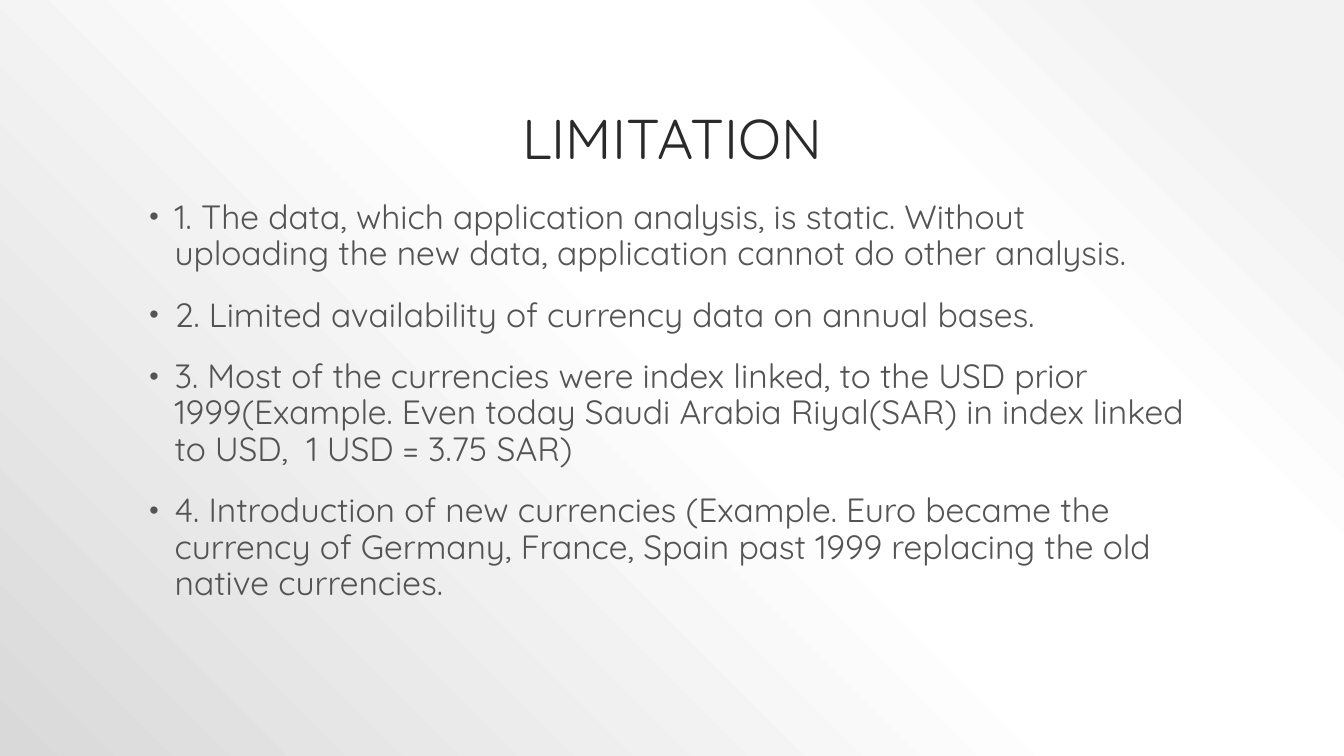
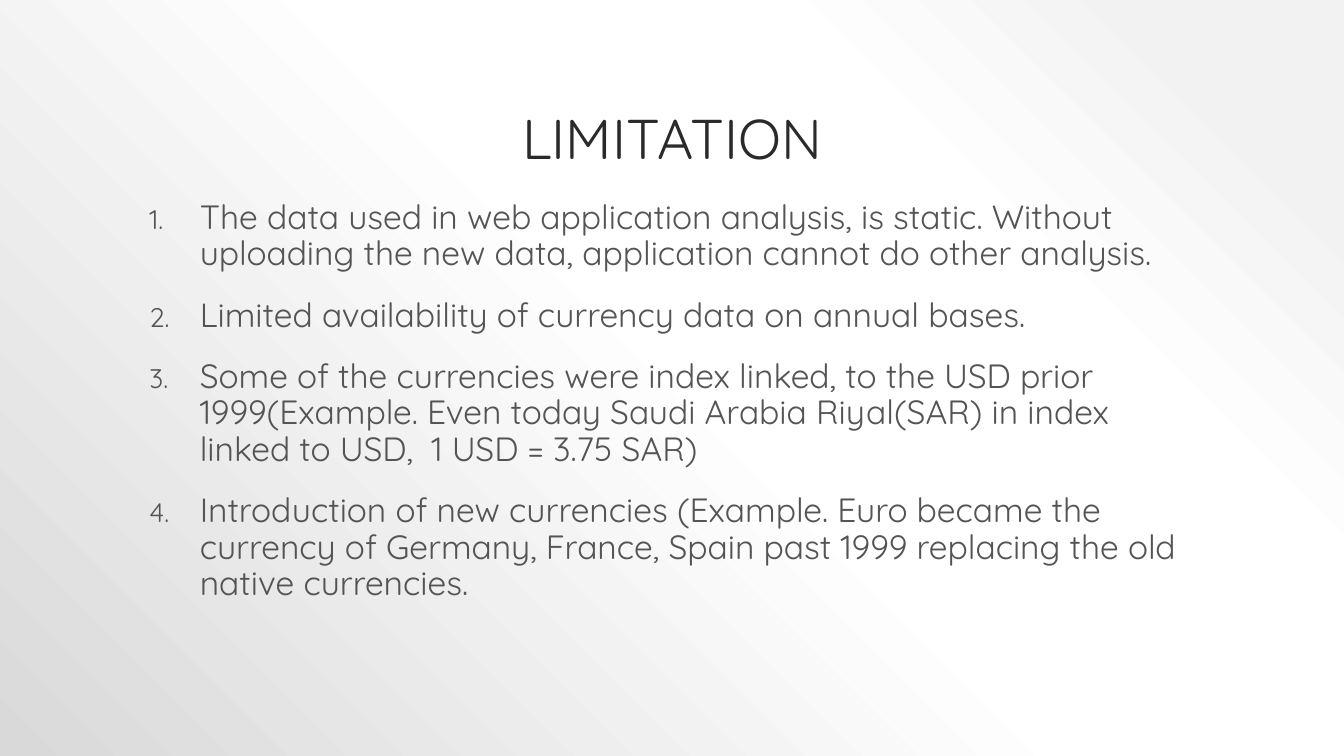
Before and after one commit to sg4g17/Cycle-to-Work, a slide deck: slide 10 of Predictors for the ratio of dollar and pound.pptx. Drawn at 1344x756 pixels with LibreOffice and Linux fonts; fonts in the diff are those of the drawing. Boxes give left, top, right and bottom in pixels: in the first picture for what was removed or moved away, otherwise in the second. Text is boxed around its words. In the diff, an @@ line names an element or a change of style, - is before the commit and + after.

Commit message:
update presentation

```diff
--- a/Predictors for the ratio of dollar and pound.pptx
+++ b/Predictors for the ratio of dollar and pound.pptx
@@ text at (200,204,1176,596): text changed @@
-• 1. The data, which application analysis, is static. Without uploading the new data, application cannot do other analysis.
-• 2. Limited availability of currency data on annual bases.
-• 3. Most of the currencies were index linked, to the USD prior 1999(Example. Even today Saudi Arabia Riyal(SAR) in index linked to USD, 1 USD = 3.75 SAR)
-• 4. Introduction of new currencies (Example. Euro became the currency of Germany, France, Spain past 1999 replacing the old native currencies.
+1. The data used in web application analysis, is static. Without uploading the new data, application cannot do other analysis.
+2. Limited availability of currency data on annual bases.
+3. Some of the currencies were index linked, to the USD prior 1999(Example. Even today Saudi Arabia Riyal(SAR) in index linked to USD, 1 USD = 3.75 SAR)
+4. Introduction of new currencies (Example. Euro became the currency of Germany, France, Spain past 1999 replacing the old native currencies.
```
Also in this commit, not shown: 7 other slides changed.
